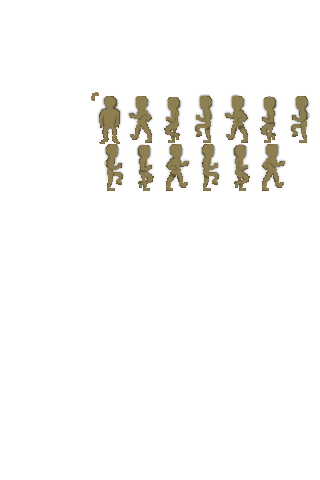
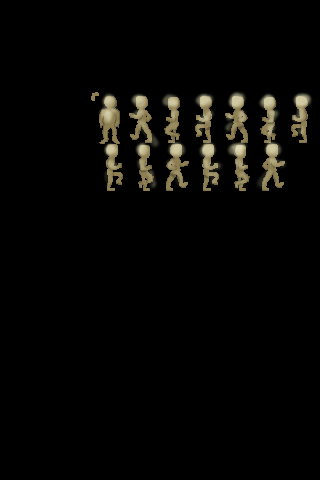
Layer changes from the first 320×480 image to the second:
"New Layer": opacity 33% → 29% over [99, 96, 315, 192]
added layer "New Layer#2" (screen) above "New Layer#6" over [0, 0, 320, 480]
